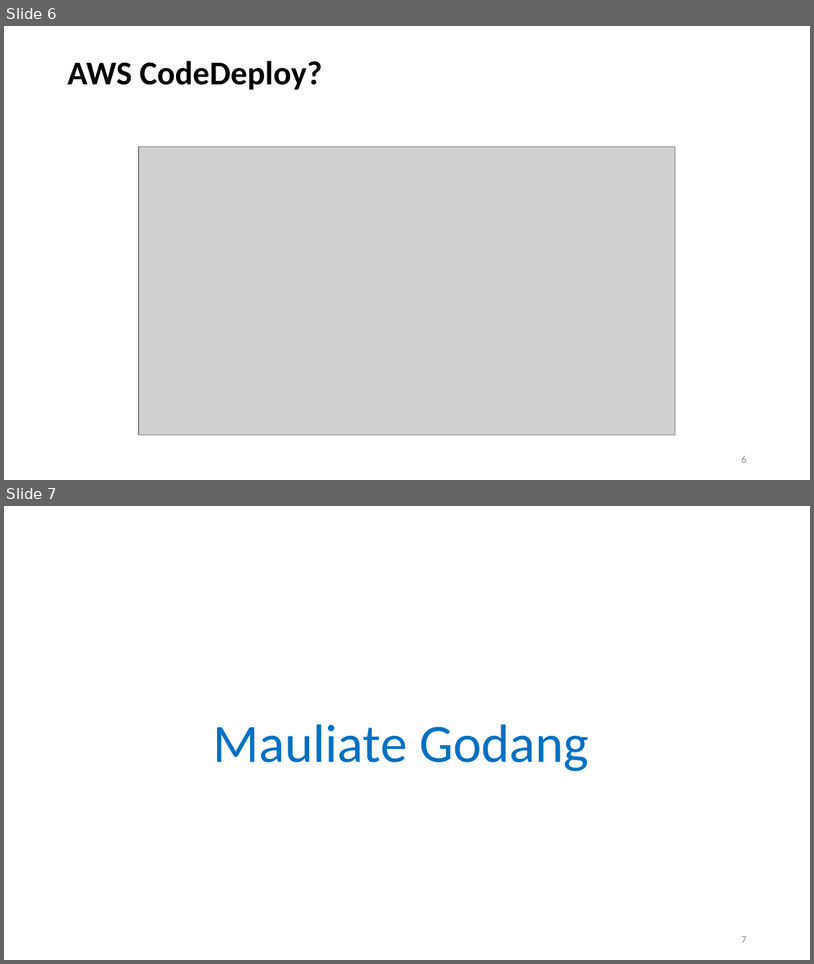
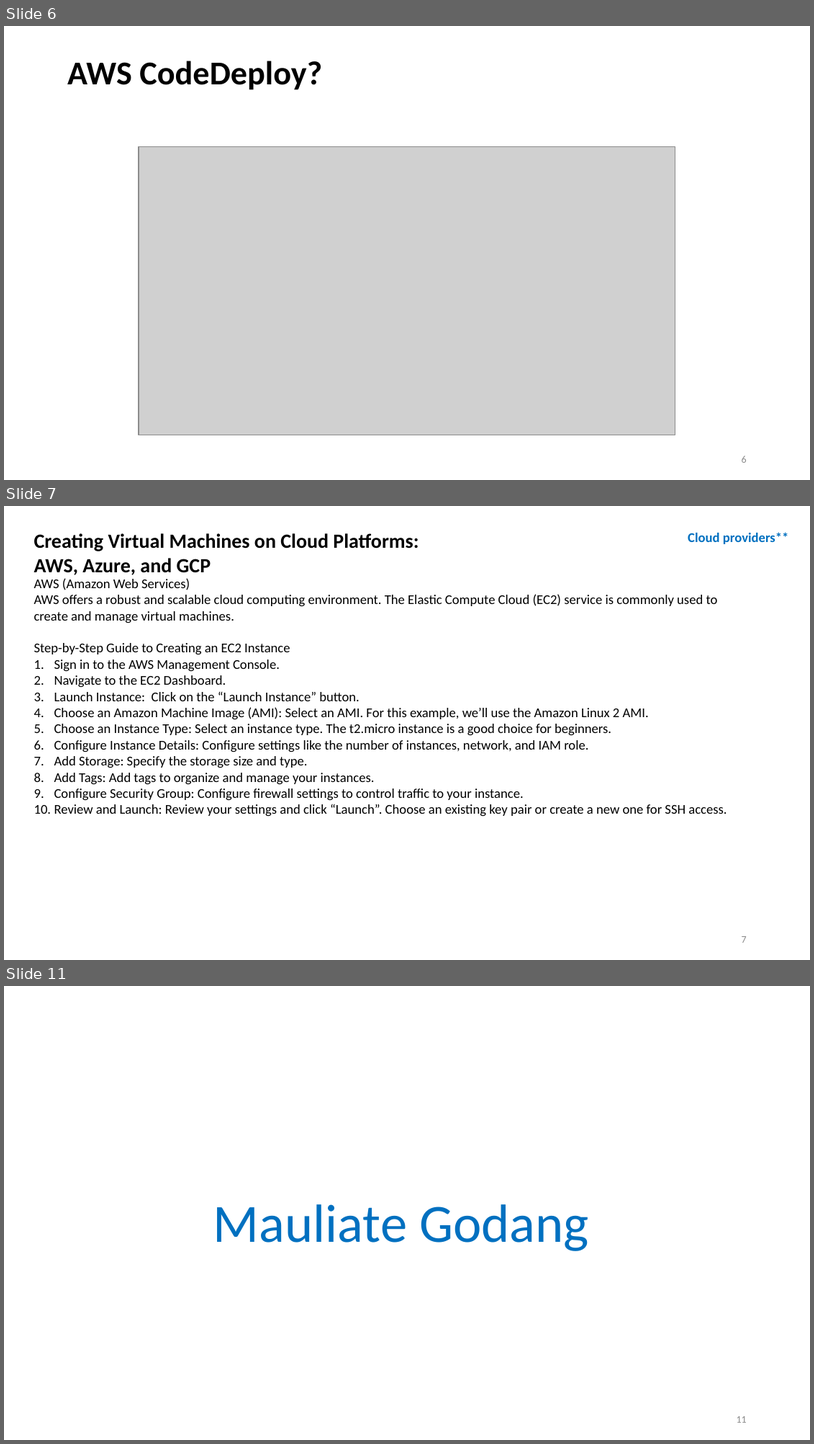
Before and after one commit to amelcharolinesgn2/ClouD-Infrastructure-SISKA-2025, a slide deck: Cource_LAB_AWS_3_AWS-cloud-platform.pptx. Shown one above the other, each under a label of ours: slides 6 and 7 before the commit, slides 6, 7 and 11 after it; the slides between them are not shown. The pictures are 814x964 and 814x1444 pixels, drawn with LibreOffice and Linux fonts; fonts in the diff are those of the drawing; grey boxes stand for pictures. Boxes give left, top, right and bottom in pixels: in the first picture for what was removed or moved away, otherwise in the second. Text is boxed around its words. In the diff, an @@ line names an element or a change of style, - is before the commit and + after.

```diff
--- a/Cource_LAB_AWS_3_AWS-cloud-platform.pptx
+++ b/Cource_LAB_AWS_3_AWS-cloud-platform.pptx
@@ slide 7 added at <box>4,506,810,960</box>, background #FFFFFF @@
@@ text added at <box>34,533,419,575</box>, 18 pt, text #000000, bold @@
+Creating Virtual Machines on Cloud Platforms: AWS, Azure, and GCP
@@ text added at <box>688,532,790,544</box>, 12 pt, text #0070C0, bold @@
+Cloud providers**
@@ text added at <box>34,578,727,816</box>, 12 pt, text #000000 @@
+AWS (Amazon Web Services)
+AWS offers a robust and scalable cloud computing environment. The Elastic Compute Cloud (EC2) service is commonly used to create and manage virtual machines.
+Step-by-Step Guide to Creating an EC2 Instance
+1. Sign in to the AWS Management Console.
+2. Navigate to the EC2 Dashboard.
+3. Launch Instance: Click on the “Launch Instance” button.
+4. Choose an Amazon Machine Image (AMI): Select an AMI. For this example, we’ll use the Amazon Linux 2 AMI.
+5. Choose an Instance Type: Select an instance type. The t2.micro instance is a good choice for beginners.
+6. Configure Instance Details: Configure settings like the number of instances, network, and IAM role.
+7. Add Storage: Specify the storage size and type.
+8. Add Tags: Add tags to organize and manage your instances.
+9. Configure Security Group: Configure firewall settings to control traffic to your instance.
+10. Review and Launch: Review your settings and click “Launch”. Choose an existing key pair or create a new one for SSH access.
@@ page number added at <box>742,936,747,942</box>, 9 pt, text #8C8C8C @@
+7
@@ what was slide 7 is now slide 11 @@
@@ page number at <box>737,1416,747,1422</box>: text changed @@
-7
+11
```
Also in this commit, not shown: 1 slide changed, 3 other slides added, 4 other files.
